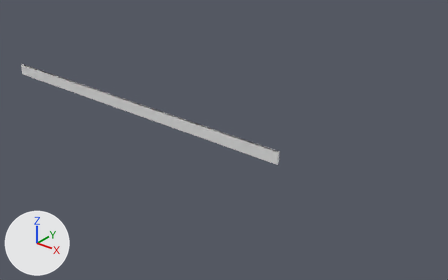
An edit to the glTF model Asset/stage/castle/wall01.glb, drawn before and after from the same camera.
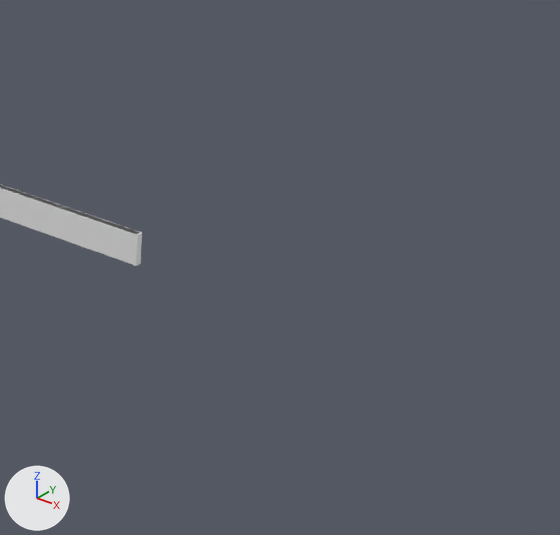
Each version appears first whole from a 50 mm lens placed at (73.2, -48.0, 30.3), pointed at (32.7, 2.7, -1.1), and next in a close-up on the part from 50% to 100% of the width and 21% to 98% of the height. Arrows for +X, +Y and +Z are at lower left; the lights stay in place. The older version's two pictures come first. Where no turn or scale is listed for an object, it has been applied to the vertices. Vertices at exactly the same position are counted once.

The first close-up shows 'wall01', 'wall01-col'.
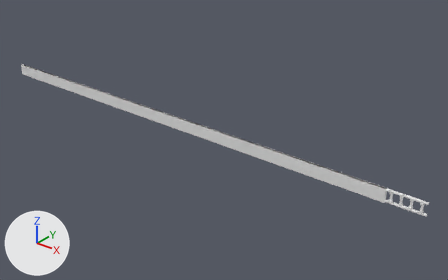
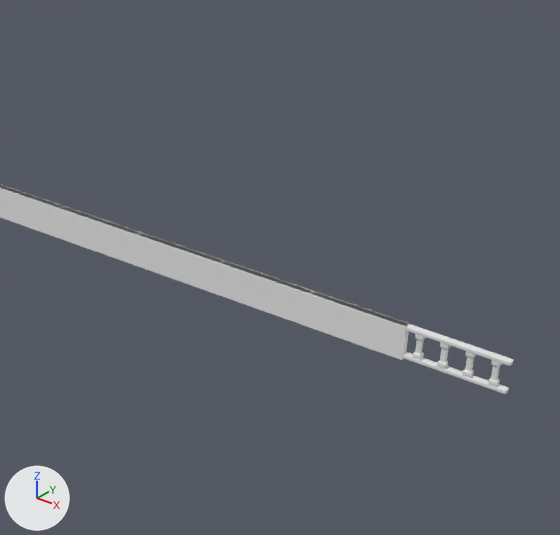
Location of each change, (x1, y1, x2, y2) in pixels of the close-ups (560 x 535 px):
'wall01-col', moved, rescaled
    before: (0, 184, 142, 266)
    after: (0, 184, 409, 360)
'wall01', reshaped
    before: (0, 185, 139, 234)
    after: (0, 185, 514, 394)
part 1 of me_cube_001, added
    after: (462, 351, 476, 378)
part 2 of me_cube_001, added
    after: (488, 360, 502, 387)
part 3 of me_cube_001, added
    after: (437, 342, 451, 369)
part 4 of me_cube_001, added
    after: (412, 334, 426, 360)
part 5 of me_cube_001, added
    after: (139, 233, 514, 394)

Diff of the bpy script that builds the scene:
```diff
--- a/Asset/stage/castle/wall01.glb.py
+++ b/Asset/stage/castle/wall01.glb.py
@@ me_cube_001 @@
 # used by ob_wall01; location = (0.0, 0.0, 0.0)
-me_cube_001.from_pydata(...)  # 14020 vertices, 27876 faces; spans x -2.0..42.0, y -0.2..0.2, z 0.0..1.4
+me_cube_001.from_pydata(...)  # 19116 vertices, 38012 faces; spans x -2.0..58.0, y -0.2..0.2, z 0.0..1.4
+# me_cube_001 part 1: the loose piece of 256 vertices spanning x 41.3..41.6, y -0.1..0.1, z 0.2..1.2 is copied, and the copy is moved by (15.0, 0.0, 0.0); it spans x 56.3..56.6, y -0.1..0.1, z 0.2..1.2
+# me_cube_001 part 2: the loose piece of 256 vertices spanning x 41.3..41.6, y -0.1..0.1, z 0.2..1.2 is copied, and the copy is moved by (16.0, 0.0, 0.0); it spans x 57.3..57.6, y -0.1..0.1, z 0.2..1.2
+# me_cube_001 part 3: the loose piece of 256 vertices spanning x 41.3..41.6, y -0.1..0.1, z 0.2..1.2 is copied, and the copy is moved by (14.0, 0.0, 0.0); it spans x 55.4..55.7, y -0.1..0.1, z 0.2..1.2
+# me_cube_001 part 4: the loose piece of 256 vertices spanning x 41.3..41.6, y -0.1..0.1, z 0.2..1.2 is copied, and the copy is moved by (13.1, 0.0, 0.0); it spans x 54.4..54.7, y -0.1..0.1, z 0.2..1.2
+# me_cube_001 part 5: 1000 vertices added at x 42.0..58.0, y -0.2..0.2, z 0.0..1.4
+# other edits to the shape of me_cube_001 do not show in these pictures
 me_cube_001.materials.append(mat_color_wheel)
@@ me_cube_009 @@
 # used by ob_wall01_col; location = (0.0, 0.0, 0.0)
-me_cube_009.from_pydata(...)  # 8 vertices, 12 faces; spans x -2.0..42.0, y -0.2..0.2, z -0.1..1.4
+me_cube_009.from_pydata(...)  # 8 vertices, 12 faces; spans x -2.0..54.0, y -0.2..0.2, z -0.1..1.4
+# me_cube_009 part 6: the whole mesh is scaled about its middle by (1.27, 1, 1), then moved by (6.0, 0.0, 0.0)
```
